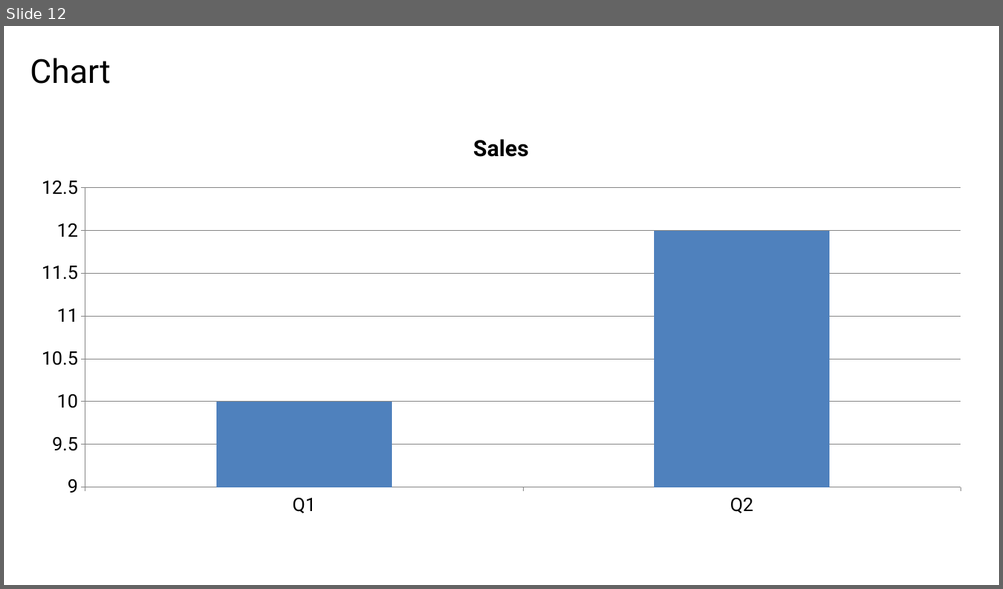
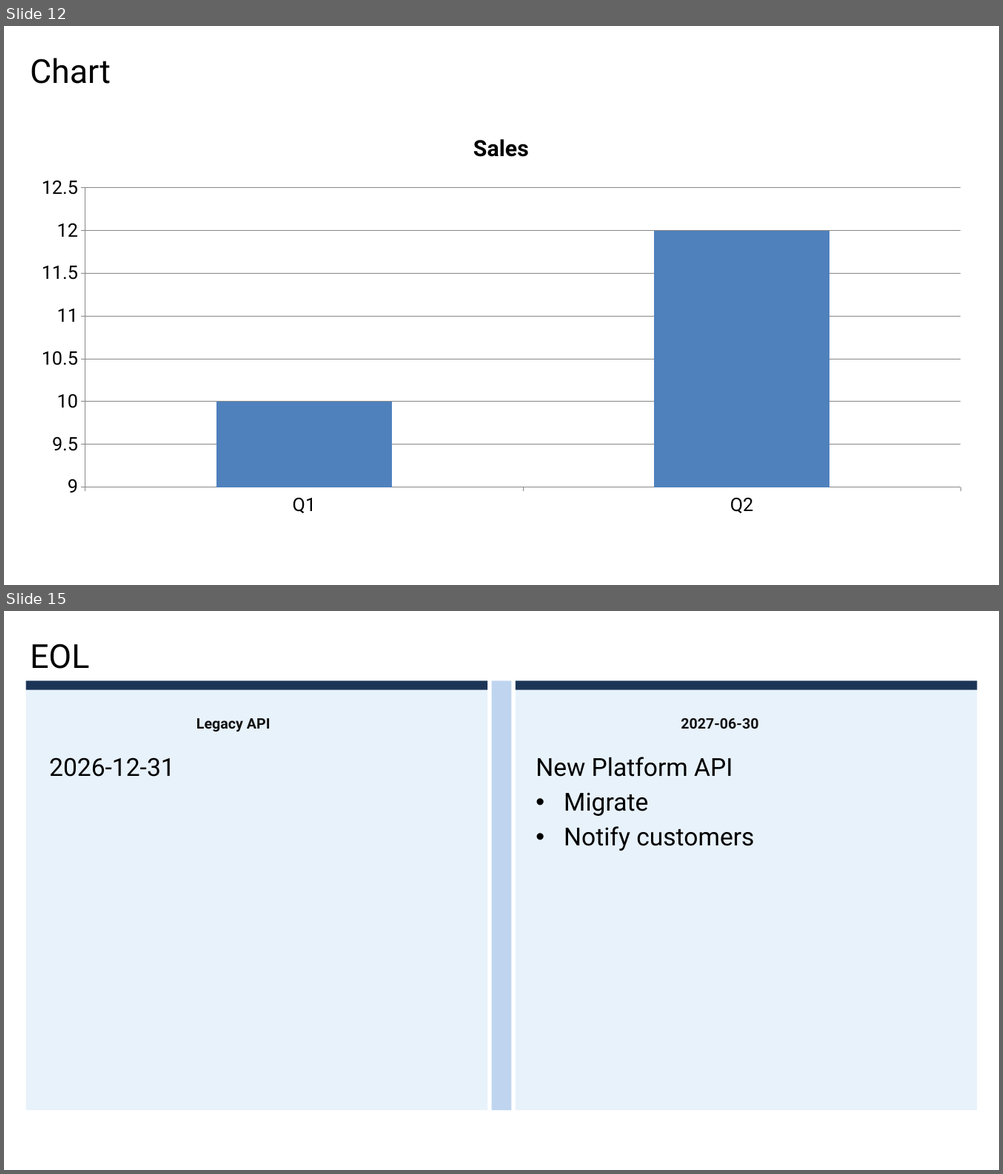
Before and after one commit to ymuichiro/pptx-parser-for-ai, a slide deck: examples/review/sample-deck.generated.pptx. Shown one above the other, each under a label of ours: slide 12 before the commit, slides 12 and 15 after it; the slides between them are not shown. The pictures are 1003x589 and 1003x1174 pixels, drawn with LibreOffice and Linux fonts; fonts in the diff are those of the drawing. Boxes give left, top, right and bottom in pixels: in the first picture for what was removed or moved away, otherwise in the second. Text is boxed around its words. In the diff, an @@ line names an element or a change of style, - is before the commit and + after.

```diff
--- a/examples/review/sample-deck.generated.pptx
+++ b/examples/review/sample-deck.generated.pptx
@@ slide 15 added at box(4, 611, 999, 1170), background #FFFFFF @@
@@ title added at box(30, 644, 89, 669), 32 pt, text #000000 @@
+EOL
@@ rectangle added at box(25, 681, 487, 1111), fill #E8F2FB @@
@@ rectangle added at box(25, 681, 487, 690), fill #1C3557 @@
@@ rectangle added at box(491, 681, 512, 1111), fill #BFD4EF @@
@@ rectangle added at box(515, 681, 977, 1111), fill #E8F2FB @@
@@ rectangle added at box(515, 681, 977, 690), fill #1C3557 @@
@@ text added at box(196, 718, 270, 732), 14 pt, text #111111, bold @@
+Legacy API
@@ text added at box(680, 718, 758, 729), 14 pt, text #111111, bold @@
+2027-06-30
@@ text added at box(49, 758, 175, 777), 24 pt, text #000000 @@
+2026-12-31
@@ text added at box(535, 757, 754, 851), 24 pt, text #000000 @@
+New Platform API
+• Migrate
+• Notify customers
```
Also in this commit, not shown: 9 slides changed, 2 other slides added, 3 slides removed, 56 other files.
